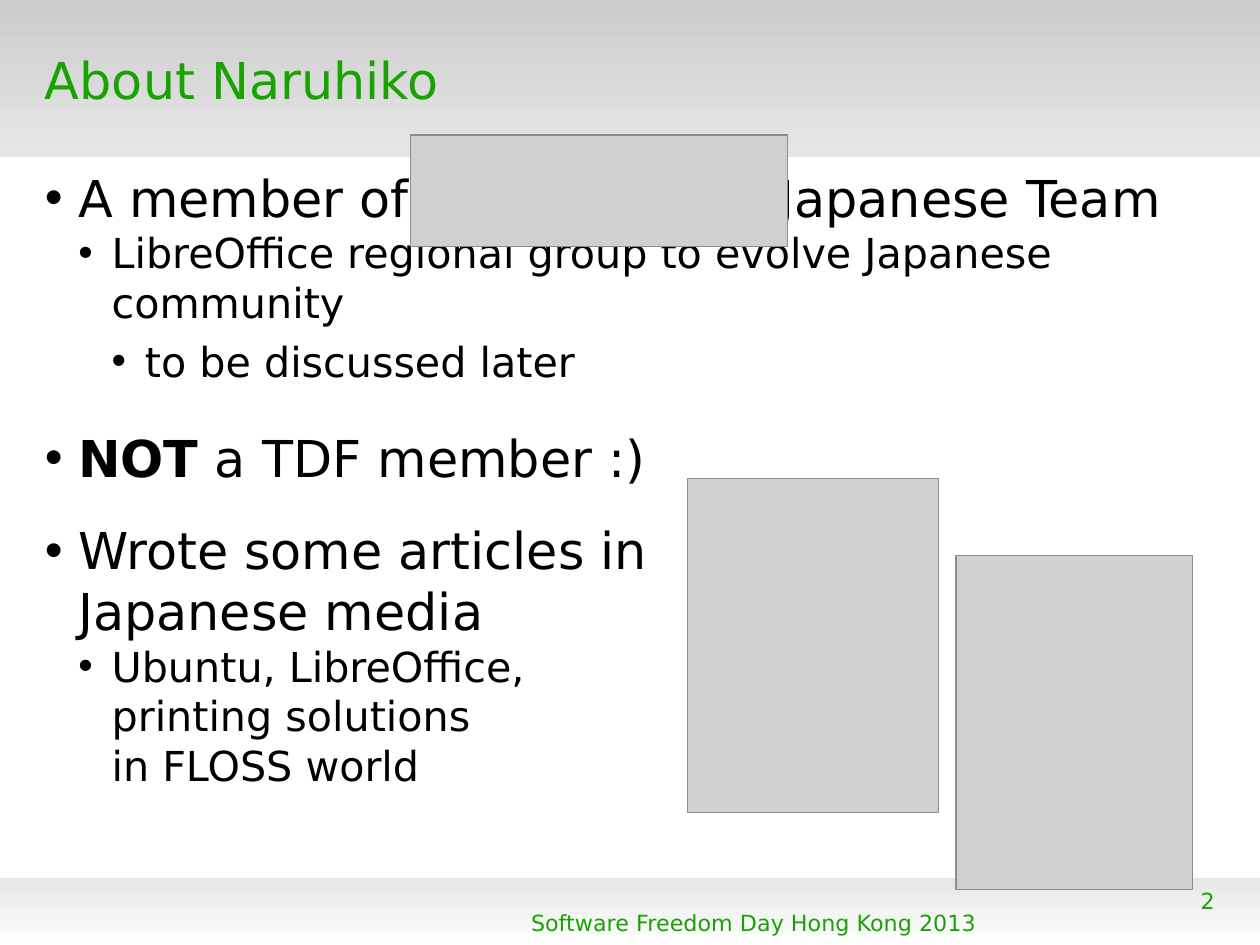
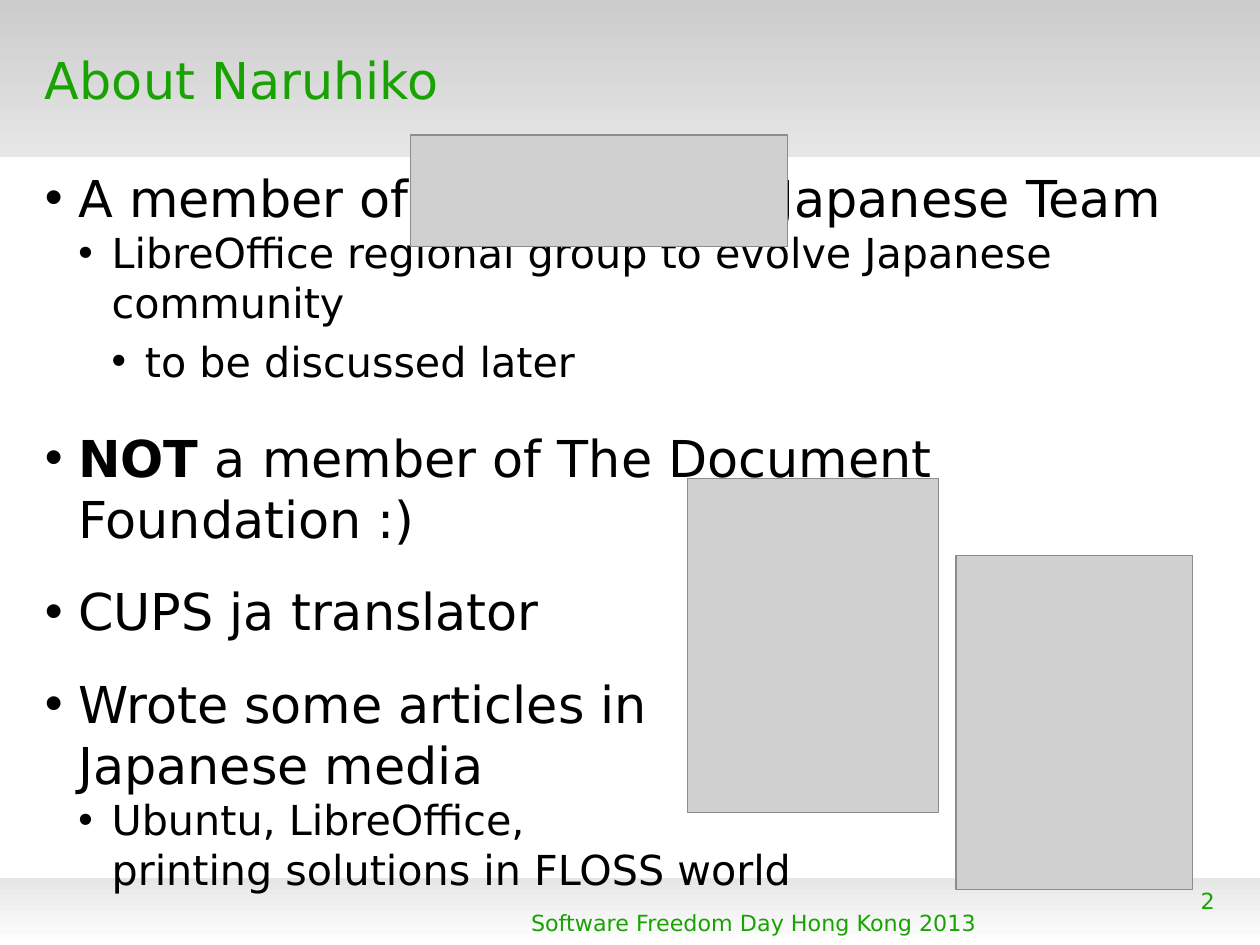
Before and after one commit to naruoga/KantoLibreOffice, a slide deck: slide 2 of others/SFD2013HK.odp. Drawn at 1260x945 pixels with LibreOffice and Linux fonts; fonts in the diff are those of the drawing; grey boxes stand for pictures; background and template pictures are left out. Boxes give left, top, right and bottom in pixels: in the first picture for what was removed or moved away, otherwise in the second. Text is boxed around its words. In the diff, an @@ line names an element or a change of style, - is before the commit and + after.

```diff
--- a/others/SFD2013HK.odp
+++ b/others/SFD2013HK.odp
@@ text at bbox=[78, 438, 931, 641]: text changed @@
-• NOT a TDF member :)
+• NOT a member of The Document Foundation :)
+• CUPS ja translator
```
Also in this commit, not shown: 8 other slides changed, 15 slides added, 3 slides removed, 2 other files.
